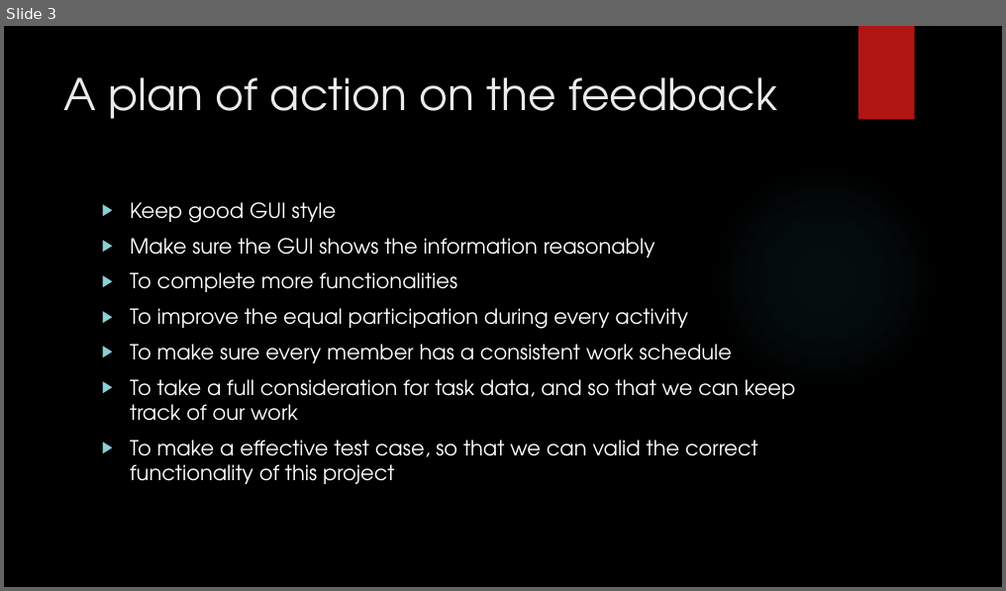
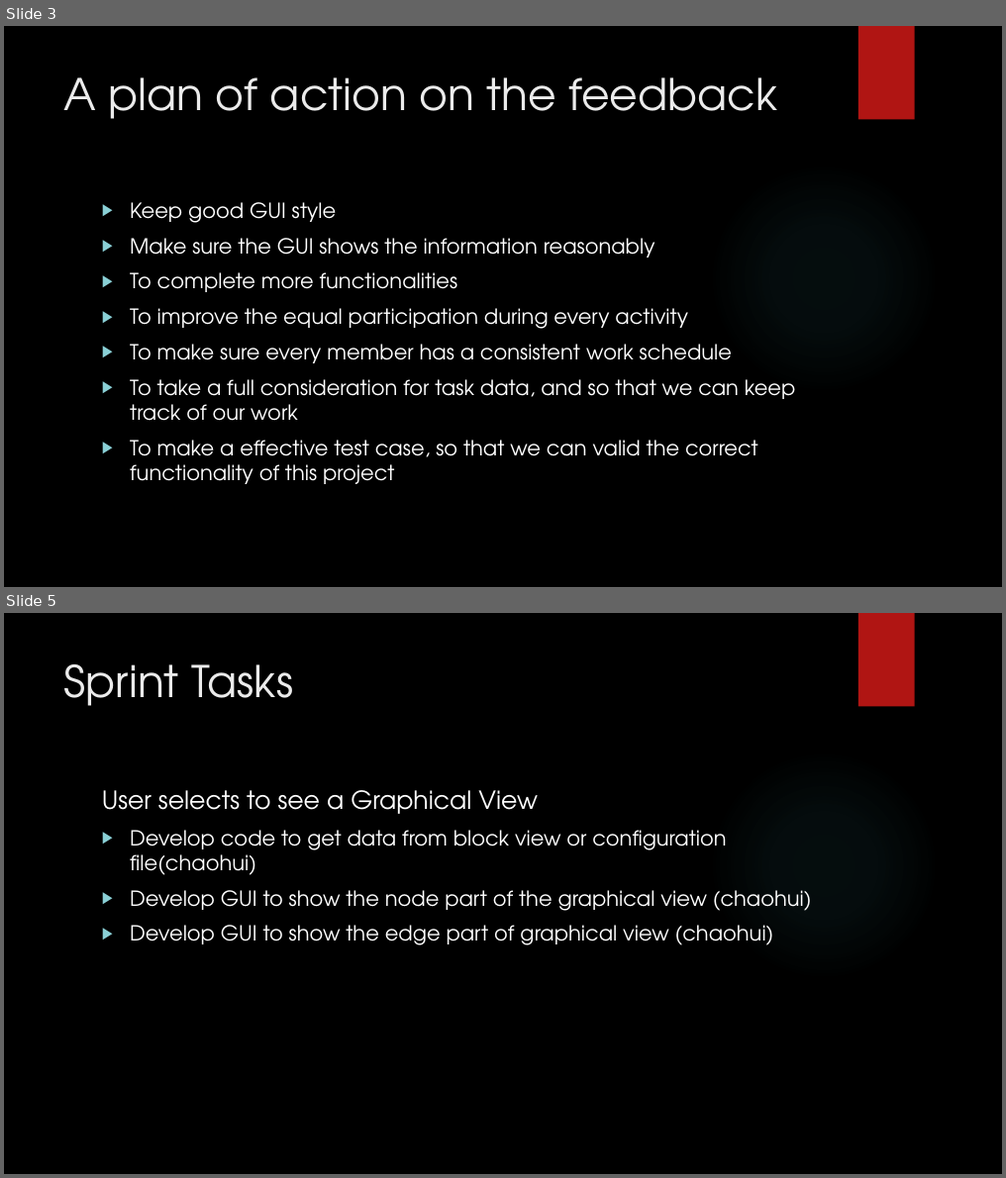
Before and after one commit to 2012215434/CS744, a slide deck: documents/second_presentation.pptx. Shown one above the other, each under a label of ours: slide 3 before the commit, slides 3 and 5 after it; the slides between them are not shown. The pictures are 1006x591 and 1006x1178 pixels, drawn with LibreOffice and Linux fonts; fonts in the diff are those of the drawing; background and template pictures are left out. Boxes give left, top, right and bottom in pixels: in the first picture for what was removed or moved away, otherwise in the second. Text is boxed around its words. In the diff, an @@ line names an element or a change of style, - is before the commit and + after.

Commit message:
完成ppt，修改了22，23sprint tasks

```diff
--- a/documents/second_presentation.pptx
+++ b/documents/second_presentation.pptx
@@ slide 5 added at (x1=4, y1=613, x2=1002, y2=1174), background picture (left out); not listed: 2 template elements that a slide beside it also shows @@
@@ title added at (x1=64, y1=664, x2=293, y2=706), 42 pt, text #EBEBEB @@
+Sprint Tasks
@@ text added at (x1=102, y1=790, x2=812, y2=946), 20 pt, text #FFFFFF @@
+User selects to see a Graphical View
+▶ Develop code to get data from block view or configuration file(chaohui)
+▶ Develop GUI to show the node part of the graphical view (chaohui)
+▶ Develop GUI to show the edge part of graphical view (chaohui)
```
Also in this commit, not shown: 4 other slides added, 2 slides removed, 1 other file.
